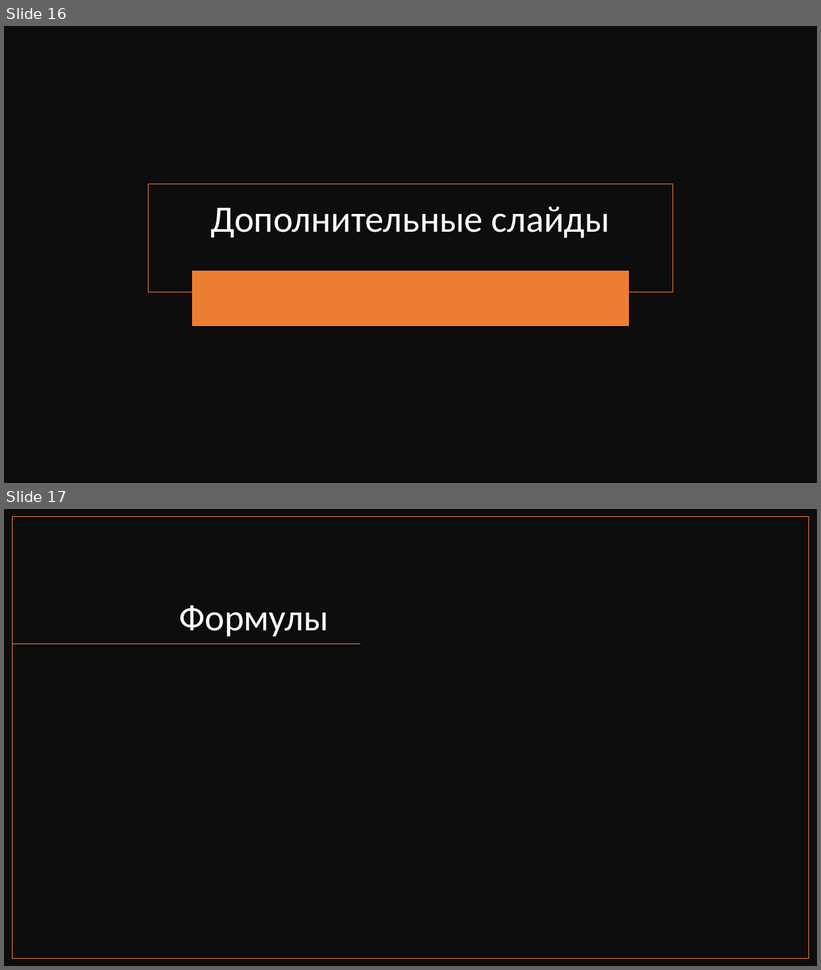
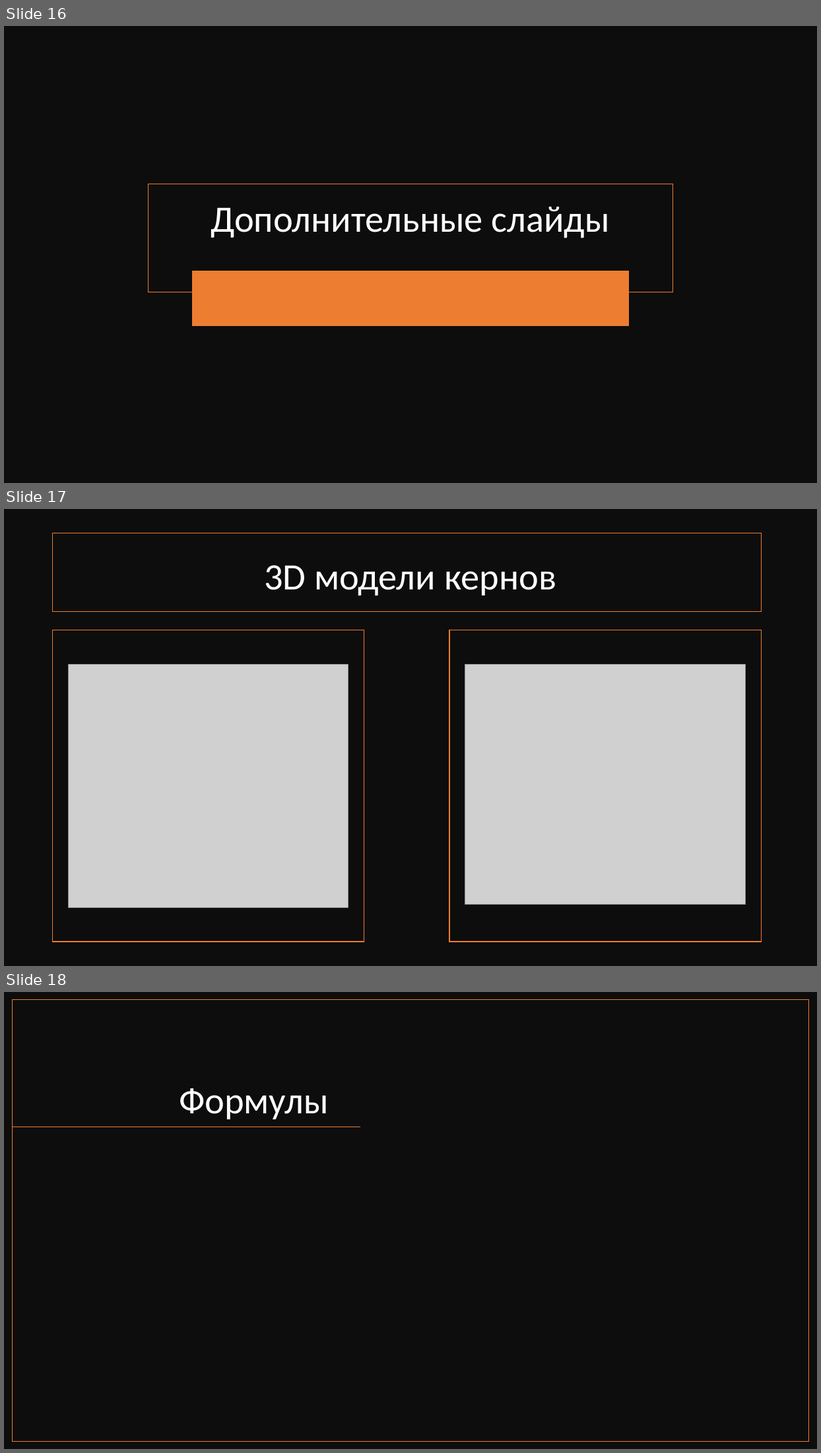
Before and after one commit to IgorianKiselev02/SpringPractice2022, a slide deck: ОтчётV2.0.pptx. Shown one above the other, each under a label of ours: slides 16 and 17 before the commit, slides 16, 17 and 18 after it. The pictures are 821x970 and 821x1453 pixels, drawn with LibreOffice and Linux fonts; fonts in the diff are those of the drawing; grey boxes stand for pictures. Boxes give left, top, right and bottom in pixels: in the first picture for what was removed or moved away, otherwise in the second. Text is boxed around its words. In the diff, an @@ line names an element or a change of style, - is before the commit and + after.

```diff
--- a/ОтчётV2.0.pptx
+++ b/ОтчётV2.0.pptx
@@ slide 17 added at bbox=[4, 509, 817, 966], background #0D0D0D @@
@@ rectangle added at bbox=[53, 533, 762, 611], outline #ED7D31 1 pt @@
@@ title added at bbox=[264, 565, 556, 596], 44 pt, text #FFFFFF @@
+3D модели кернов
@@ rectangle added at bbox=[53, 630, 364, 942], outline #ED7D31 1 pt @@
@@ rectangle added at bbox=[450, 630, 761, 942], outline #ED7D31 1 pt @@
@@ picture added at bbox=[68, 665, 348, 908] @@
@@ picture added at bbox=[465, 665, 745, 905] @@
@@ what was slide 17 is now slide 18 @@
```
Also in this commit, not shown: 5 slides changed, 1 other file.
